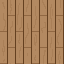
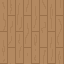
Layers edited between the first and the second 64px x 64px image:
painted on "Lager 4" over [32, 32, 64, 64]
painted on "Lager 3" over [0, 32, 32, 64]
painted on "Lager 2" over [32, 0, 64, 32]
painted on "Lager 1" over [0, 0, 32, 32]
